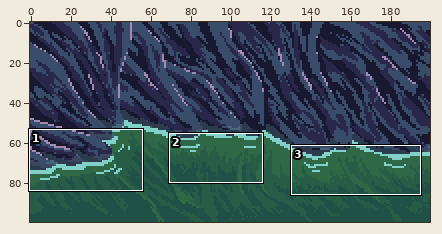
Two versions of one pixel-art file, sprites/aseprite/game_over.aseprite. The picture above shows the old version from afar; the outline marks the close-up.
Close-up. Old version:
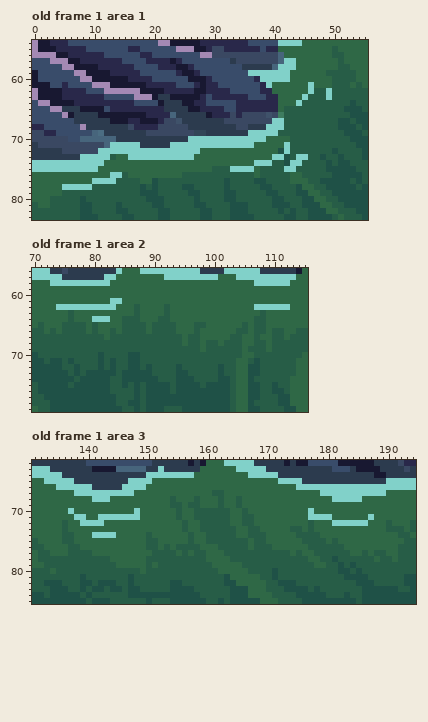
200x100 pixels, 1 frame. Shown: old frame 1 area 1: x 0..55, y 54..83; old frame 1 area 2: x 70..115, y 56..79; old frame 1 area 3: x 131..194, y 62..85. The commit also changed other frames or places, which this record leaves out.
New version:
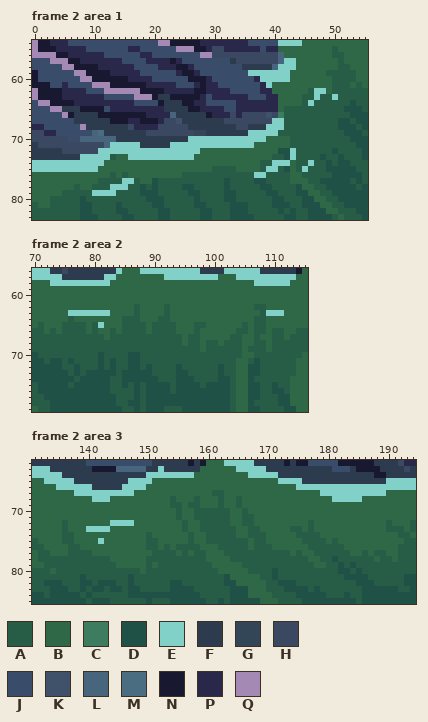
Palette (. is transparent): A #275d47  B #2f6846  C #3e7c5f  D #1f5147  E #81d1c9  F #2c3b4e  G #324657  H #3a4862  J #394c6a  K #3f526a  L #47657c  M #4b6d82  N #181831  P #29284a  Q #a489b4
A new or re-ordered frame is compared with the old frame closest to it.
The exact change:
frames 1 -> 4
layer "Background" now hidden
--- frame 2 area 1 is new; against old frame 1, layer "Group 1/Layer 11"
@@ x 42..52 @@
 60 EBBBBBBBAAA
-61 BBBBEBBBAAA
-62 BBBBEAAEAAA
-63 BBBEAAAEAAA
-64 BBEAAAAAAAA
+61 BBBBBBBBAAA
+62 BBBBAEEBAAA
+63 BBBAAEAAEAA
+64 BBBAEAAAAAA
 65 AAAAAAAAAAD
@@ x 0..55 @@
 70 HHHHHHJJLLLLLLFFFFFFFFFFFFEEEEEEEEEEEEEBBBBAAAAAAAAAADDD
-71 FHHHHHHHHHHHLEEEEEFFFFFEEEEEEEEEEEEEEBBBBBEAAAAAAAAAAADD
-72 FFFFFHHHHHHEEEEEEEEEEEEEEEEEBBBBBBBBBBBBBDEAAAAAAADAAAAD
-73 FFFFFFFFEEEEEABBEEEEEEEEEEEBBBBBBBBBBBBBEEDAEEAADAADAAAD
-74 EEEEEEEEEEEEBBBBBBBBBBBBBBBBBBBBBBBBBEEEAADEEAAAADADDAAA
-75 EEEEEEEEEEEBBBBBBBBBBBBBBBBBBBAAAEEEEBAAAAEEAAAAADDDDDAA
-76 BBBBBBBBBBBBBEEABBBBBBBBBAAAAAAAAAAAABAAAAABBAAAAADDDDDA
-77 BBBBBBBBBBEEEEAAAABBDAAAAAAAAAAADAAAADDAAAABBBAADDDDDADA
-78 BBBBBEEEEEAAAAAAAADADAAAADDAAAAADAAAAADDAAAADBBAADDDDDAD
-79 BBBBBAAAAAAAAAAAAADDDAAAAADDAAAADDAAAAADDAAADDBBAADDDDDD
+71 FHHHHHHHHHHHLEEEEEFFFFFEEEEEEEEEEEEEEBBBBBBAAAAAAAAAAADD
+72 FFFFFHHHHHHEEEEEEEEEEEEEEEEEBBBBBBBBBBBBBDDEAAAAAADAAAAD
+73 FFFFFFFFEEEEEABBEEEEEEEEEEEBBBBBBBBBBBBBAADEAAAADAADAAAD
+74 EEEEEEEEEEEEBBBBBBBBBBBBBBBBBBBBBBBBBBAAEEEBAAEAADADDAAA
+75 EEEEEEEEEEEBBBBBBBBBBBBBBBBBBBAAAABBBBAEEADBAEAAADDDDDAA
+76 BBBBBBBBBBBBBABABBBBBBBBBAAAAAAAAAAAAEEAAAABBAAAAADDDDDA
+77 BBBBBBBBBBBAAAAEEABBDAAAAAAAAAAADAAAADDAAAABBBAADDDDDADA
+78 BBBBBBBABBAAAEEEAADADAAAADDAAAAADAAAAADDAAAADBBAADDDDDAD
+79 BBBBBAAAAAEEEEAAAADDDAAAAADDAAAADDAAAAADDAAADDBBAADDDDDD
 80 BBBAAAAADAAAAAAAAAADDDAAAAADAAAADDAAAAAADDAAADDBBAADDDDD
--- frame 2 area 2 is new; against old frame 1, layer "Group 1/Layer 11"
@@ x 70..115 @@
 60 BBBBBBBBBBBBBBBBBBBBBBBBBBBBBBBBBBBBBBBBBBBBBB
-61 BBBBBBBBBBBBBEEBBBBBBBBBBBBBBBBBBBBBBBBBBBBBBB
-62 BBBBEEEEEEEEEEBBBABBBBABBBBBBBBBBBBBBEEEEEEBBB
-63 BBBBBBABBBBBBBBBBABBBBABBBBBBBBBBBBBBBABBBBBBB
-64 BBBBBBABBBEEEBBAAABBBAABBBBBBBBBBBBBBAABBBBBBB
-65 BABBBAAAABABBBBAAAABAAAABBBAABBBBBBABAABBBBBBB
+61 BBBBBBBBBBBBBBBBBBBBBBBBBBBBBBBBBBBBBBBBBBBBBB
+62 BBBBBBBBBBBBBBBBBABBBBABBBBBBBBBBBBBBAABBBBBBB
+63 BBBBBBEEEEEEEBBBBABBBBABBBBBBBBBBBBBBBAEEEBBBB
+64 BBBBBBABBBBBBBBAAABBBAABBBBBBBBBBBBBBAABBBBBBB
+65 BABBBAAAABAEBBBAAAABAAAABBBAABBBBBBABAABBBBBBB
 66 AABABAAAABABBABAAAABAAAABBBABBBBBBAABAABAABBAA
--- frame 2 area 3 is new; against old frame 1, layer "Group 1/Layer 11"
@@ x 131..194 @@
 69 BBBBBBBBBBBBBBBBBBBBBBBAABAABBBABBABBBBBBBBBBBBBBBBBBBBBBBBBBBBB
-70 BBBBBBEBBBBBBBBBBEBBBBBBABBAAAAAABBABBBBBBBBBBEBBBBBBBBBBBBBBBBB
-71 BBBBBBBEEBBEEEEEEEBBBBBBABBAAAAAABBAABBBBBBBBBEEEEBBBBBBEBBBBBBB
-72 BBBBBABBEEEEBBBBBBBBBBBBBABBAAAAABBAABBBBBBBBBABBBEEEEEEBBBABBBA
-73 BBBBBABBBBBBBBBBBBBBBBBBBABBAAAAAABBAABBBBBAABABBBBBBBBBBBBAAABA
-74 BBBBBAABBBEEEEBBBBBABBBBBBABBAAAAABBAAABBBBBAAAABBBBBBBBBBBBBAAB
-75 ABBBBAABBBBBBBBBBBBAABBBBBABBAAAAAAABAABBBBBBAAAABABBBBBBBBBBBAA
+70 BBBBBBBBBBBBBBBBBBBBBBBBABBAAAAAABBABBBBBBBBBBBBBBBBBBBBBBBBBBBB
+71 BBBBBBBBBBBBBBBBBBBBBBBBABBAAAAAABBAABBBBBBBBBBBBBBBBBBBBBBBBBBB
+72 BBBBBABBBBBBBEEEEBBBBBBBBABBAAAAABBAABBBBBBBBBABBBBBBBBBBBBABBBA
+73 BBBBBABBBEEEEBBBBBBBBBBBBABBAAAAAABBAABBBBBAABABBBBBBBBBBBBAAABA
+74 BBBBBAABBBBBBBBBBBBABBBBBBABBAAAAABBAAABBBBBAAAABBBBBBBBBBBBBAAB
+75 ABBBBAABBBBEBBBBBBBAABBBBBABBAAAAAAABAABBBBBBAAAABABBBBBBBBBBBAA
 76 AABBBBAABBBBBBBBBBBAABABAAAABBBAAAAABAAABBBBBBAAAAAABBBBBBBBBAAA
Boxes around the changes in both close-ups, in picture pixels (x1, y1, x2, y2):
changed: (296, 82, 338, 106)
changed: (230, 142, 314, 178)
changed: (62, 172, 134, 196)
changed: (56, 298, 122, 328)
changed: (254, 304, 290, 316)
changed: (68, 508, 140, 544)
changed: (308, 508, 374, 526)
